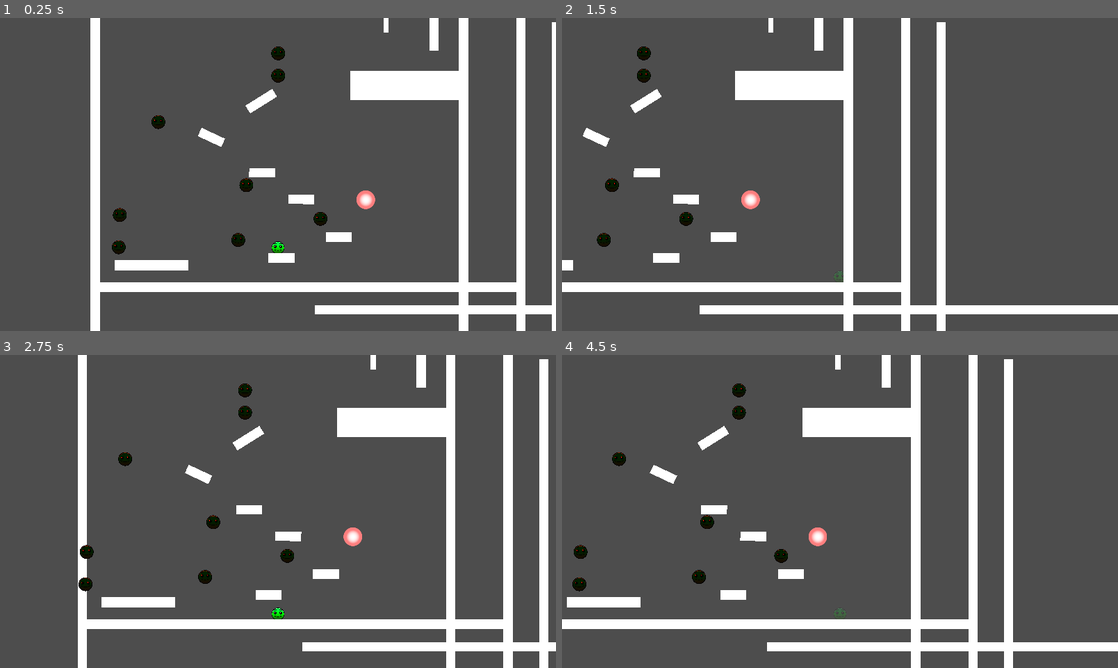
Above: before the commit, frames 1-4 (two rows, left to right).
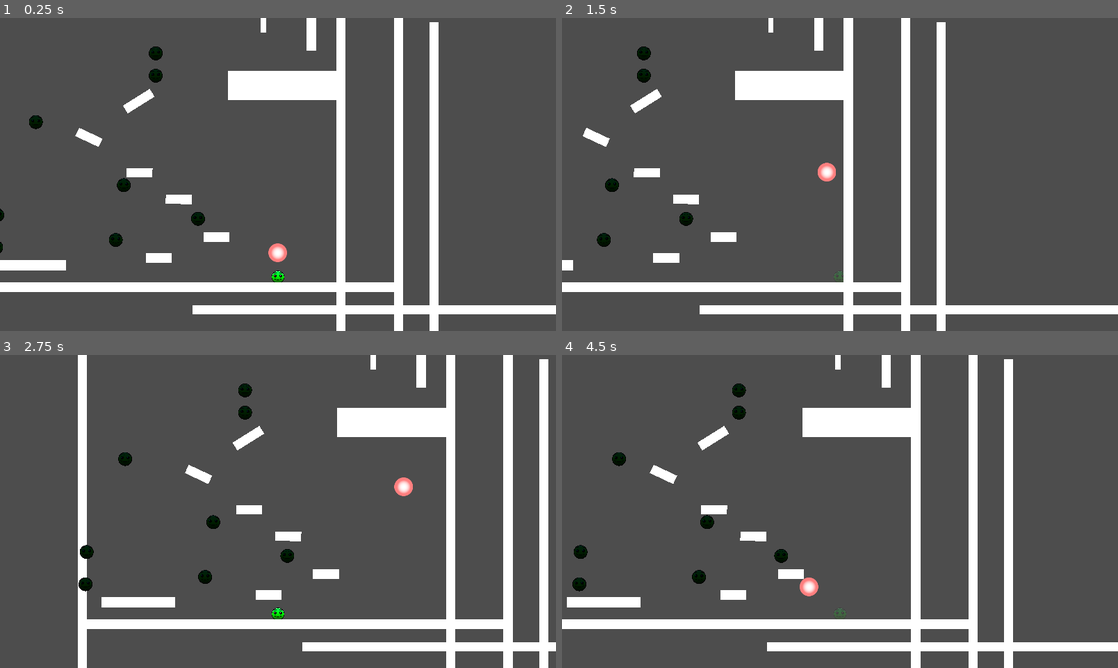
Above: after the commit, the same moments.

Repository: ReusableChopsticks/BreakoutBossfight
Game: Godot game, scene res://scenes/level_1/level.tscn
Two runs of this game, one before a commit and one after it. Both use one fixed random seed, a clock stepped at 60 frames per second and the inputs below.
Inputs:
- Up to frame 1 (0.25 s): no input
- Up to frame 2 (1.5 s): hold Right (move_right) from 0.53 s (still down); tap C (dash) at 0.6, 1.35 s; tap Z (jump) at 0.77 s
- Up to frame 3 (2.75 s): tap Z (jump) at 1.52 s; release Right (move_right) at 2.03 s; hold Left (move_left) from 2.03 s (still down); tap C (dash) at 2.1 s
- Up to frame 4 (4.5 s): release Left (move_left) at 2.78 s; hold Right (move_right) 2.78-4.28 s; tap C (dash) at 2.85, 3.6, 4.35 s; tap Z (jump) at 3.02, 3.77 s; hold Left (move_left) from 4.28 s (still down)

The runs differ from the first frame. In frame 1, 19% of the frame differs, in the area x 0-100%, y 0-100%; in frame 2, 0.3%; in frame 3, 0.4%; in frame 4, 0.4%.

Commit message:
bullet base component started
planned out a nice system and everything

Diff:
--- a/BULLETBACKANDFORTH.tscn
+++ b/BULLETBACKANDFORTH.tscn
@@ -2,7 +2,10 @@
 
 [ext_resource type="Script" path="res://scenes/level_1/Sprite2D.gd" id="2_2eolx"]
 [ext_resource type="Texture2D" uid="uid://kmd51y4qv6mg" path="res://entities/player/dg2kcv3-c10a0bcc-f58a-488d-ba93-6fc6ec166b02.png" id="2_t6e4e"]
-[ext_resource type="Script" path="res://components/hitbox_component.gd" id="3_326c5"]
+[ext_resource type="PackedScene" uid="uid://cfrxt4vfmroyh" path="res://components/hitbox_component.tscn" id="3_7yudx"]
+
+[sub_resource type="CircleShape2D" id="CircleShape2D_hmwkw"]
+radius = 550.568
 
 [sub_resource type="Animation" id="Animation_wlxeo"]
 length = 0.001
@@ -30,24 +33,20 @@
 "test": SubResource("Animation_ctaic")
 }
 
-[sub_resource type="CircleShape2D" id="CircleShape2D_jf8gu"]
-radius = 23.1948
-
-[node name="Sprite2D" type="Node2D"]
+[node name="BackForthBullet" type="Node2D"]
 script = ExtResource("2_2eolx")
 
 [node name="Sprite2D" type="Sprite2D" parent="."]
-modulate = Color(1, 0.121569, 0, 1)
+self_modulate = Color(0, 0.12549, 0.172549, 1)
 scale = Vector2(0.04, 0.04)
 texture = ExtResource("2_t6e4e")
+
+[node name="HitboxComponent" parent="Sprite2D" instance=ExtResource("3_7yudx")]
+
+[node name="CollisionShape2D" type="CollisionShape2D" parent="Sprite2D/HitboxComponent"]
+shape = SubResource("CircleShape2D_hmwkw")
 
 [node name="AnimationPlayer" type="AnimationPlayer" parent="."]
 libraries = {
 "": SubResource("AnimationLibrary_qwv8n")
 }
-
-[node name="HitboxComponent" type="Area2D" parent="."]
-script = ExtResource("3_326c5")
-
-[node name="CollisionShape2D" type="CollisionShape2D" parent="HitboxComponent"]
-shape = SubResource("CircleShape2D_jf8gu")
--- a/components/hitbox_component.gd
+++ b/components/hitbox_component.gd
@@ -4,12 +4,7 @@
 @export var attack_damage: int = 1
 
 func _on_area_entered(area):
-	print("waaaah")
 	if area is HurtboxComponent:
 		var attack = Attack.new()
 		attack.attack_damage = attack_damage
 		area.damage(attack)
-
-
-func _on_body_entered(body):
-	print("THIS IS WRONG")
--- /dev/null
+++ b/entities/projectiles/base_bullet.gd
@@ -0,0 +1,6 @@
+extends CharacterBody2D
+class_name BaseBullet
+
+var spawn_pos: Vector2
+var is_normal: bool
+var is_deflected: bool
--- /dev/null
+++ b/entities/projectiles/base_bullet.tscn
@@ -0,0 +1,12 @@
+[gd_scene load_steps=3 format=3 uid="uid://bm8hpd35b4y32"]
+
+[ext_resource type="Script" path="res://entities/projectiles/base_bullet.gd" id="1_voc8i"]
+[ext_resource type="PackedScene" uid="uid://cfrxt4vfmroyh" path="res://components/hitbox_component.tscn" id="2_lv403"]
+
+[node name="BaseBullet" type="CharacterBody2D"]
+script = ExtResource("1_voc8i")
+metadata/_edit_group_ = true
+
+[node name="Sprite2D" type="Sprite2D" parent="."]
+
+[node name="HitboxComponent" parent="." instance=ExtResource("2_lv403")]
--- /dev/null
+++ b/entities/projectiles/basic_bullet.gd
@@ -0,0 +1,19 @@
+extends BaseBullet
+class_name BasicBullet
+
+@export var initial_velocity: Vector2
+
+func setup(spawn_pos: Vector2, start_velocity: Vector2):
+	self.spawn_pos = spawn_pos
+	initial_velocity = start_velocity
+
+func spawn():
+	pass
+
+func _ready():
+	velocity = initial_velocity
+
+func _physics_process(delta):
+	var col_info = move_and_collide(velocity * delta)
+	if col_info:
+		velocity = velocity.bounce(col_info.get_normal())
--- /dev/null
+++ b/entities/projectiles/basic_bullet.tscn
@@ -0,0 +1,24 @@
+[gd_scene load_steps=6 format=3 uid="uid://rtah0mxab7rn"]
+
+[ext_resource type="PackedScene" uid="uid://bm8hpd35b4y32" path="res://entities/projectiles/base_bullet.tscn" id="1_yyb4r"]
+[ext_resource type="Texture2D" uid="uid://btuyqbjlvg3sf" path="res://entities/projectiles/BasicBulletSprite.png" id="2_65yj3"]
+[ext_resource type="Script" path="res://entities/projectiles/basic_bullet.gd" id="2_ofm20"]
+
+[sub_resource type="CircleShape2D" id="CircleShape2D_olmp3"]
+radius = 31.0161
+
+[sub_resource type="CircleShape2D" id="CircleShape2D_nabxq"]
+radius = 30.0167
+
+[node name="BasicBullet" instance=ExtResource("1_yyb4r")]
+script = ExtResource("2_ofm20")
+initial_velocity = Vector2(100, 300)
+
+[node name="Sprite2D" parent="." index="0"]
+texture = ExtResource("2_65yj3")
+
+[node name="CollisionShape2D" type="CollisionShape2D" parent="HitboxComponent" index="0"]
+shape = SubResource("CircleShape2D_olmp3")
+
+[node name="CollisionShape2D" type="CollisionShape2D" parent="." index="2"]
+shape = SubResource("CircleShape2D_nabxq")
--- a/entities/projectiles/bullet_base.gd
+++ /dev/null
@@ -1,5 +0,0 @@
-extends CharacterBody2D
-class_name BulletBase
-
-# where the bullet will be instantiated
-var spawn_pos
--- a/entities/projectiles/bullet_base.tscn
+++ /dev/null
@@ -1,18 +0,0 @@
-[gd_scene load_steps=4 format=3 uid="uid://bm8hpd35b4y32"]
-
-[ext_resource type="Script" path="res://entities/projectiles/bullet_base.gd" id="1_btje1"]
-[ext_resource type="Texture2D" uid="uid://btuyqbjlvg3sf" path="res://entities/projectiles/Bullet.png" id="1_c0405"]
-
-[sub_resource type="CircleShape2D" id="CircleShape2D_byhij"]
-radius = 31.5753
-
-[node name="bullet_base" type="CharacterBody2D"]
-position = Vector2(291, 193)
-script = ExtResource("1_btje1")
-metadata/_edit_group_ = true
-
-[node name="CollisionShape2D" type="CollisionShape2D" parent="."]
-shape = SubResource("CircleShape2D_byhij")
-
-[node name="Sprite2D" type="Sprite2D" parent="."]
-texture = ExtResource("1_c0405")
--- a/project.godot
+++ b/project.godot
@@ -13,7 +13,7 @@
 config/name="BreakoutBossfightGame"
 run/main_scene="res://scenes/level_1/level.tscn"
 config/features=PackedStringArray("4.2", "Forward Plus")
-config/icon="res://entities/projectiles/Bullet.png"
+config/icon="res://entities/projectiles/BasicBulletSprite.png"
 
 [display]
 
--- a/scenes/level_1/Sprite2D.gd
+++ b/scenes/level_1/Sprite2D.gd
@@ -12,9 +12,9 @@
 
 
 func _on_body_entered(body):
-	pass
-	#if body.name == "Player":
-		#print("ow")
+	#pass
+	if body.name == "Player":
+		print("ow")
 		#call_deferred("reset")
 
 func reset():
--- a/scenes/level_1/level.tscn
+++ b/scenes/level_1/level.tscn
@@ -3,7 +3,7 @@
 [ext_resource type="PackedScene" uid="uid://bmrdkjqxvde8w" path="res://entities/player/player.tscn" id="1_37hb1"]
 [ext_resource type="PackedScene" uid="uid://dk4abp6w1e7fu" path="res://scenes/wall.tscn" id="2_loud2"]
 [ext_resource type="PackedScene" uid="uid://d0cc5xv8i4owg" path="res://BULLETBACKANDFORTH.tscn" id="3_708g1"]
-[ext_resource type="PackedScene" uid="uid://bm8hpd35b4y32" path="res://entities/projectiles/bullet_base.tscn" id="4_6ixpf"]
+[ext_resource type="PackedScene" uid="uid://rtah0mxab7rn" path="res://entities/projectiles/basic_bullet.tscn" id="5_7qx5f"]
 [ext_resource type="Script" path="res://components/hitbox_component.gd" id="5_khwkk"]
 
 [sub_resource type="RectangleShape2D" id="RectangleShape2D_ghsr5"]
@@ -11,7 +11,7 @@
 [node name="Level" type="Node2D"]
 
 [node name="Player" parent="." instance=ExtResource("1_37hb1")]
-position = Vector2(631, 602)
+position = Vector2(1054, 680)
 move_speed = 500
 max_fall_velocity = 1000
 apex_grav_multiplier = 0.815
@@ -149,12 +149,12 @@
 theme_override_font_sizes/font_size = 31
 text = "YOU WIN"
 
-[node name="bullet_base" parent="." instance=ExtResource("4_6ixpf")]
-position = Vector2(934, 447)
-
 [node name="HitboxComponent" type="Area2D" parent="."]
 position = Vector2(673, 610)
 script = ExtResource("5_khwkk")
 
 [node name="CollisionShape2D" type="CollisionShape2D" parent="HitboxComponent"]
 shape = SubResource("RectangleShape2D_ghsr5")
+
+[node name="BasicBullet" parent="." instance=ExtResource("5_7qx5f")]
+position = Vector2(1028, 555)
Renamed: entities/projectiles/Bullet.png -> entities/projectiles/BasicBulletSprite.png
Not shown, changed: entities/projectiles/BasicBulletSprite.png.import
